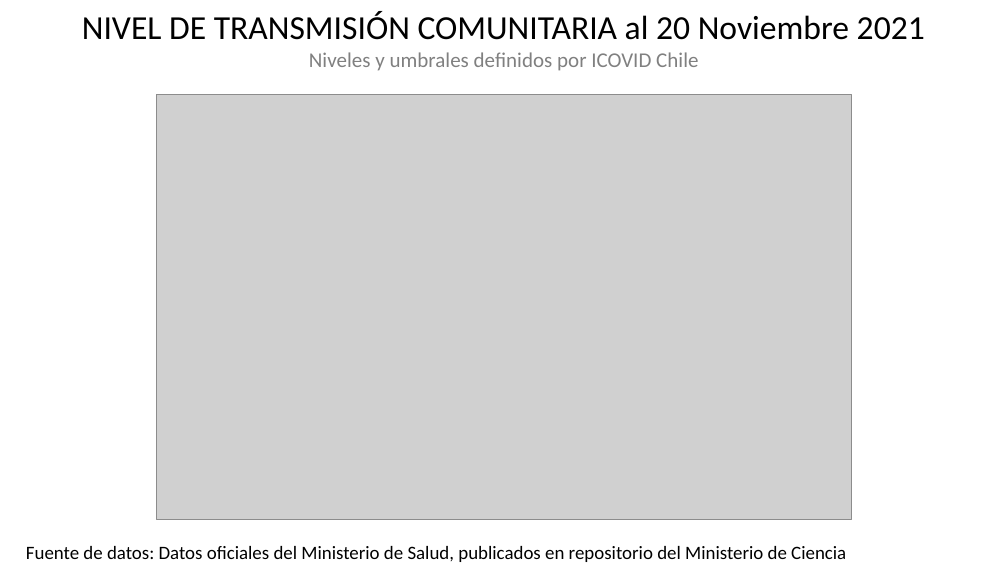
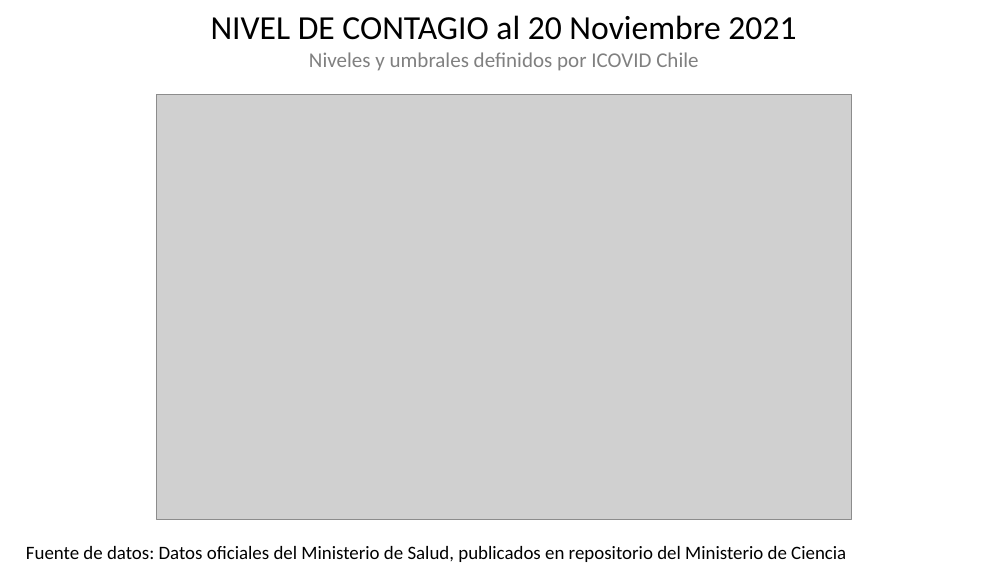
Before and after one commit to dataCovid19CL/capsulasSemanales, a slide deck: slide 13 of DATOS COVID Chile 2021 11 20.pptx. Drawn at 1008x567 pixels with LibreOffice and Linux fonts; fonts in the diff are those of the drawing; grey boxes stand for pictures. Boxes give left, top, right and bottom in pixels: in the first picture for what was removed or moved away, otherwise in the second. Text is boxed around its words. In the diff, an @@ line names an element or a change of style, - is before the commit and + after.

```diff
--- a/DATOS COVID Chile 2021 11 20.pptx
+++ b/DATOS COVID Chile 2021 11 20.pptx
@@ text at bbox=[211, 15, 796, 71]: text changed; size 32 to 20 pt; text colour #000000 to #808080 @@
-NIVEL DE TRANSMISIÓN COMUNITARIA al 20 Noviembre 2021
-Niveles y umbrales definidos por ICOVID Chile
+NIVEL DE CONTAGIO al 20 Noviembre 2021
+Niveles y umbrales definidos por ICOVID Chile
```
Also in this commit, not shown: 2 other slides changed, 7 other files.
